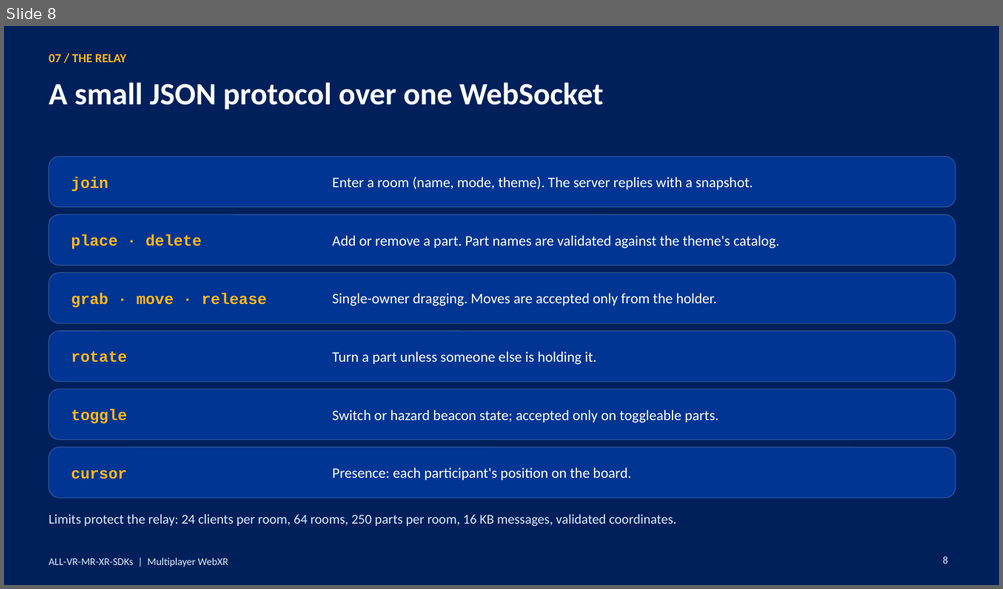
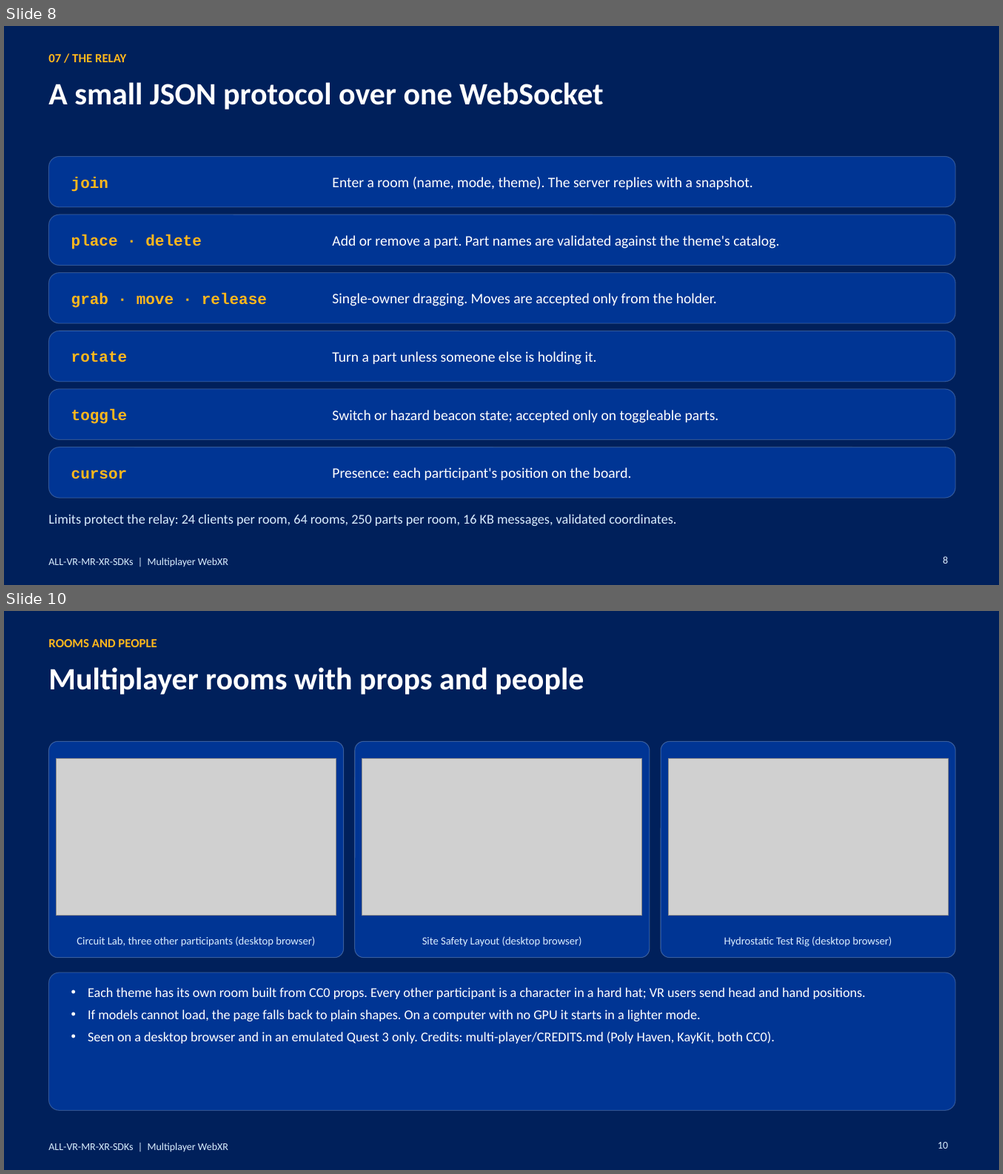
Before and after one commit to jpcst52/ALL-VR-MR-XR-SDKs, a slide deck: multi-player/Multiplayer-WebXR-Examples.pptx. Shown one above the other, each under a label of ours: slide 8 before the commit, slides 8 and 10 after it; the slides between them are not shown. The pictures are 1003x589 and 1003x1174 pixels, drawn with LibreOffice and Linux fonts; fonts in the diff are those of the drawing; grey boxes stand for pictures. Boxes give left, top, right and bottom in pixels: in the first picture for what was removed or moved away, otherwise in the second. Text is boxed around its words. In the diff, an @@ line names an element or a change of style, - is before the commit and + after.

```diff
--- a/multi-player/Multiplayer-WebXR-Examples.pptx
+++ b/multi-player/Multiplayer-WebXR-Examples.pptx
@@ slide 10 added at (4, 611, 999, 1170), background #00205B; not listed: 1 template element that a slide beside it also shows @@
@@ text added at (48, 639, 156, 647), 12 pt, text #FFB81C, bold @@
+ROOMS AND PEOPLE
@@ title added at (48, 667, 583, 695), 30 pt, text #FFFFFF, bold @@
+Multiplayer rooms with props and people
@@ rounded rectangle added at (48, 741, 344, 958), fill #003594, outline #DBEEFF 0.75 pt @@
@@ rounded rectangle added at (355, 741, 649, 958), fill #003594, outline #DBEEFF 0.75 pt @@
@@ rounded rectangle added at (660, 741, 956, 958), fill #003594, outline #DBEEFF 0.75 pt @@
@@ picture added at (57, 759, 336, 916) @@
@@ picture added at (362, 759, 642, 916) @@
@@ picture added at (668, 759, 948, 916) @@
@@ text added at (77, 937, 315, 947), 10.5 pt, text #DBEEFF @@
+Circuit Lab, three other participants (desktop browser)
@@ text added at (422, 937, 582, 947), 10.5 pt, text #DBEEFF @@
+Site Safety Layout (desktop browser)
@@ text added at (724, 937, 891, 947), 10.5 pt, text #DBEEFF @@
+Hydrostatic Test Rig (desktop browser)
@@ rounded rectangle added at (48, 973, 956, 1111), fill #003594, outline #DBEEFF 0.75 pt @@
@@ text added at (88, 988, 865, 1044), 13 pt, text #FFFFFF @@
+• Each theme has its own room built from CC0 props. Every other participant is a character in a hard hat; VR users send head and hand positions.
+• If models cannot load, the page falls back to plain shapes. On a computer with no GPU it starts in a lighter mode.
+• Seen on a desktop browser and in an emulated Quest 3 only. Credits: multi-player/CREDITS.md (Poly Haven, KayKit, both CC0).
@@ page number added at (937, 1142, 948, 1149), 10 pt, text #DBEEFF @@
+10
```
Also in this commit, not shown: 4 slides changed, 15 other files.
